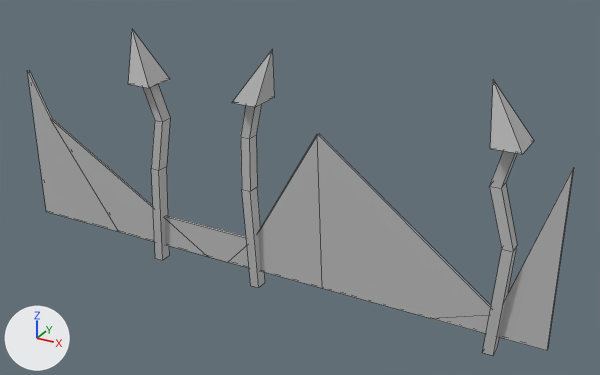
The FBX model FishPunch Project/TrickyTracks/Assets/TrickyTracks/Meshes/Environment/Fence/Fence_002_Enviroment_001_Long.fbx as it was, and as the next commit left it.
One viewpoint serves both versions: a camera (50 mm lens) standing at (1.06, -6.51, 3.92) and looking at (-2.6, 0.15, 0.58). The axes (+X, +Y, +Z) are drawn at lower left. The lights are the same throughout. Mesh edges are drawn as thin lines. Where no turn or scale is listed for an object, it has been applied to the vertices.

Objects in the first picture: 'Fence_002_Enviroment_001_Long'.
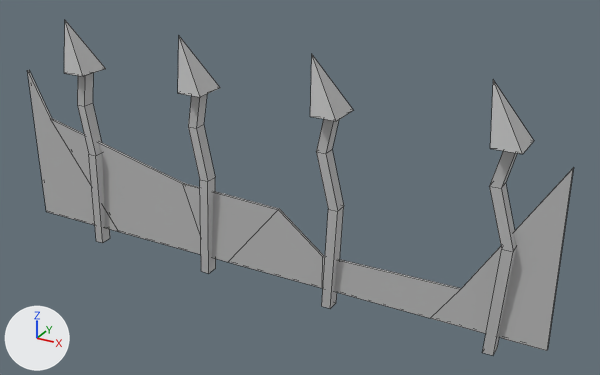
Boxes [x1, y1, x2, y2] around the edits, measured in the pictures (600 x 375 px; the box of a moved part takes in the faces that stretch with it):
'Fence_002_Enviroment_001_Long', reshaped
    before: [27, 30, 574, 355]
    after: [27, 21, 574, 355]
part 1 of me_mesh, added
    after: [310, 55, 353, 309]
part 2 of me_mesh, added
    after: [178, 36, 220, 273]
part 3 of me_mesh, added
    after: [64, 21, 110, 243]
part 4 of me_mesh, deleted
    before: [128, 30, 170, 260]
part 5 of me_mesh, deleted
    before: [232, 49, 275, 288]
part 6 of me_mesh, moved or reshaped
    both: [51, 118, 573, 321]

Diff of the bpy script that builds the scene:
```diff
--- a/FishPunch Project/TrickyTracks/Assets/TrickyTracks/Meshes/Environment/Fence/Fence_002_Enviroment_001_Long.fbx.py
+++ b/FishPunch Project/TrickyTracks/Assets/TrickyTracks/Meshes/Environment/Fence/Fence_002_Enviroment_001_Long.fbx.py
@@ me_mesh @@
 # used by ob_fence_002_enviroment_001_long; location = (-3.002, 0.0, 0.72)
 # verts and faces of me_mesh; kept vertices keep their numbers, new ones are numbered from 91
 # before: 76 (-1.24, -0.02, -0.75), 77 (-1.24, 0.01, -0.75), 80 (-0.05, -0.02, -0.76), 81 (-0.05, 0.01, -0.76), 84 (0.68, -0.02, 0.53) at pixel (317, 133)
 # before: 85 (0.68, 0.01, 0.53) at pixel (318, 133), 88 (2.53, -0.02, -0.87), 89 (2.53, 0.01, -0.87)
-me_mesh.from_pydata(...)  # 91 vertices, 89 faces; spans x -3.0..3.0, y -0.18..0.18, z -1.28..1.28
+me_mesh.from_pydata(...)  # 112 vertices, 110 faces; spans x -3.0..3.0, y -0.18..0.18, z -1.28..1.28
+# me_mesh part 1: a new loose piece of 21 vertices spanning x 0.61..0.95, y -0.18..0.18, z -1.28..1.28, in mat_lambert1 (grey #bcbcbc)
+# me_mesh part 2: a new loose piece of 21 vertices spanning x -0.87..-0.52, y -0.18..0.18, z -1.28..1.28, in mat_lambert1 (grey #bcbcbc)
+# me_mesh part 3: a new loose piece of 21 vertices spanning x -2.36..-2.01, y -0.18..0.18, z -1.28..1.28, in mat_lambert1 (grey #bcbcbc)
+# me_mesh part 4: the loose piece of 21 vertices spanning x -1.45..-1.13, y -0.18..0.18, z -1.28..1.28 is deleted
+# me_mesh part 5: the loose piece of 21 vertices spanning x -0.18..0.2, y -0.18..0.18, z -1.28..1.28 is deleted
+# me_mesh part 6
+verts[76] = (-0.92, -0.02, -0.31)  # moved, pixel (182, 183)
+verts[77] = (-0.92, 0.01, -0.31)  # moved, pixel (184, 183)
+verts[80] = (0.24, -0.02, -0.34)  # moved, pixel (278, 209)
+verts[81] = (0.24, 0.01, -0.34)  # moved, pixel (279, 208)
+verts[84] = (0.75, -0.02, -0.75)  # moved, pixel (322, 256)
+verts[85] = (0.75, 0.01, -0.75)  # moved, pixel (323, 255)
+verts[88] = (2.17, -0.02, -0.71)  # moved, pixel (460, 289)
+verts[89] = (2.17, 0.01, -0.71)  # moved, pixel (461, 288)
 me_mesh.materials.append(mat_lambert1)
```
